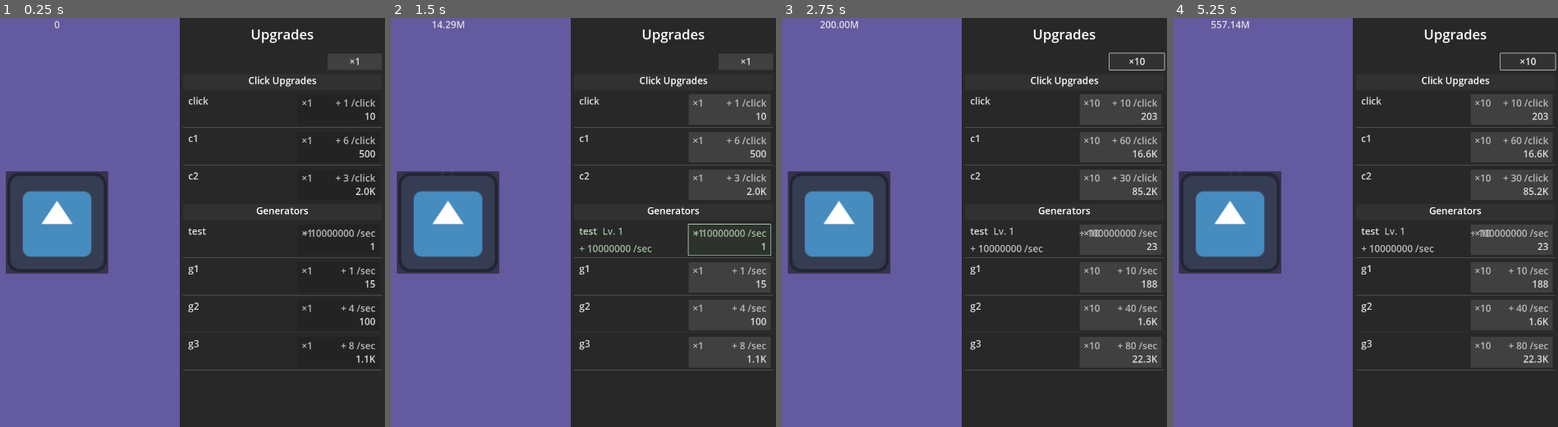
Above: before the commit, frames 1-4 (left to right).
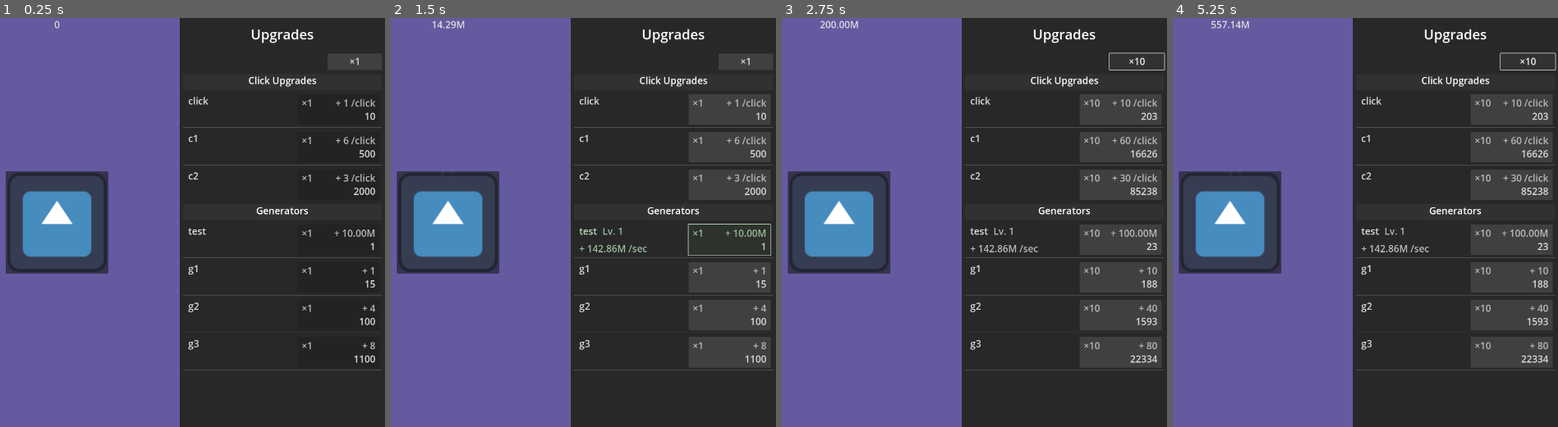
Above: after the commit, the same moments.

Repository: rwajm/godot-clicker
Game: Godot game, scene res://scenes/main.tscn
Two runs of this game, one before a commit and one after it. Both use one fixed random seed, a clock stepped at 60 frames per second and the inputs below. The engine's default icon, where the game draws it, is replaced by a stand-in: a white triangle on a blue panel in a dark square.
Inputs (mouse positions are in pixels of both pictures, inside the frame that each line leads up to):
- Up to frame 1 (0.25 s): no input
- Up to frame 2 (1.5 s): click (448, 222) at 0.5 s; click (729, 238) at 1.25 s
- Up to frame 3 (2.75 s): click "×1" at 2 s
- Up to frame 4 (5.25 s): click "×10" at 2.75 s; click "×100" at 3.5 s; click (1230, 222) at 4.25 s; click "×1" at 5 s

The runs differ from the first frame. In frame 1, 0.5% of the frame differs, in the area x 78-98%, y 41-85%; in frame 2, 0.7%; in frame 3, 0.9%, in the area x 52-98%, y 32-85%; in frame 4, 0.9%.

Commit message:
다량구매 로직 수정 및 코드 개선
- mine_generator.gd
다량구매시 총 구매 금액 연산 함수 추가하여 다량구매 방식 개선
구매시 호출되는 함수 이름 purchase -> apply_purchase로 변경하여 역할 명확히 함
타이머 관련 로직 개선
- mine_manager.gd
코드 리팩토링
purchase_item 함수에 위의 변경사항 적용
- upgrade_item.gd
초당 생산량이 아닌 1회 생산량으로 잘못 표기되고 있던 부분 수정
위의 변경사항 적용하여 _calculate_total_cost 함수 제거, UI 다량구매 금액 표시에 generator의 calculate_total_cost 함수 사용하도록 수정, _on_purchase_pressed 함수에서 반복구매 로직 제거

Diff:
--- a/scripts/defs/mine_generator.gd
+++ b/scripts/defs/mine_generator.gd
@@ -1,8 +1,10 @@
 class_name MineGenerator
 extends RefCounted
 
-var item_id: String
-var item_data: Dictionary
+const SHARED_TIMER_THRESHOLD: float = 0.1
+
+var item_id: String = ""
+var item_data: Dictionary = {}
 
 var level: int = 0
 var current_cost: float = 0.0
@@ -11,21 +13,19 @@
 var current_yield_multiplier: float = 1.0
 var interval: float = 0.0
 
+var _cached_yield_per_second: float = 0.0
+var _yield_cache_dirty: bool = true
+
 var timer: Timer = null
 var is_auto_generator: bool = false
 
-func _init(id: String):
+func _init(id: String) -> void:
 	item_id = id
 	_load_item_data()
 	_setup_initial_values()
+	_setup_timer_if_needed()
 
-	if interval > 0.0:
-		is_auto_generator = true
-		# 0.1초 초과 간격만 개별 타이머 사용
-		if interval > 0.1:
-			_setup_timer()
-
-func _load_item_data():
+func _load_item_data() -> void:
 	if MineDefs.click_upgrades.has(item_id):
 		item_data = MineDefs.click_upgrades[item_id]
 	elif MineDefs.generators.has(item_id):
@@ -34,26 +34,32 @@
 		push_error("Item ID not found: " + item_id)
 		item_data = {}
 
-func _setup_initial_values():
+func _setup_initial_values() -> void:
 	if item_data.is_empty():
 		return
 
-	base_yield = item_data.get("yield", 0.0)
-	current_yield_multiplier = item_data.get("yield_multiplier", 1.0)
-	interval = item_data.get("interval", 0.0)
-	current_cost = item_data.get("base_cost", 0.0)
+	base_yield = item_data.get("yield")
+	current_yield_multiplier = item_data.get("yield_multiplier")
+	interval = item_data.get("interval")
+	current_cost = item_data.get("base_cost")
 
-func _setup_timer():
+	is_auto_generator = interval > 0.0
+
+func _setup_timer_if_needed() -> void:
+	if is_auto_generator and interval > SHARED_TIMER_THRESHOLD:
+		_create_individual_timer()
+
+func _create_individual_timer() -> void:
 	timer = Timer.new()
 	timer.wait_time = interval
 	timer.autostart = false
 	timer.timeout.connect(_on_timer_tick)
 
 func get_name() -> String:
-	return item_data.get("name", "Unknown")
+	return item_data.get("name", "Unknown Item")
 
 func get_description() -> String:
-	return item_data.get("description", "No description")
+	return item_data.get("description", "No description available")
 
 func get_cost() -> float:
 	return current_cost
@@ -65,81 +71,85 @@
 	return base_yield * current_yield_multiplier
 
 func get_current_yield() -> float:
+	if level == 0:
+		return 0.0
 	return base_yield * level * current_yield_multiplier
 
 func get_yield_per_second() -> float:
-	if is_auto_generator and interval > 0.0:
-		return get_current_yield() / interval
+	if _yield_cache_dirty:
+		_update_yield_cache()
+	return _cached_yield_per_second
+
+func _update_yield_cache() -> void:
+	if not is_auto_generator or interval <= 0.0 or level == 0:
+		_cached_yield_per_second = 0.0
 	else:
+		_cached_yield_per_second = (base_yield * level * current_yield_multiplier) / interval
+		_yield_cache_dirty = false
+
+func apply_purchase(quantity: int) -> void:
+	if quantity < 1:
+		return
+
+	level += quantity
+
+	_update_cost()
+	_yield_cache_dirty = true
+	start_generator()
+
+func calculate_total_cost(quantity: int) -> float:
+	if quantity <= 0 or item_data.is_empty():
 		return 0.0
 
-func can_purchase(available_money: float) -> bool:
-	return available_money >= current_cost
+	var base_cost: float = item_data.get("base_cost")
+	var cost_multiplier: float = item_data.get("cost_multiplier")
+	var current_level_cost = base_cost * pow(cost_multiplier, level)
 
-func purchase() -> bool:
-	level += 1
-	if is_auto_generator:
-		_start_generator_if_needed()
-	_update_cost()
-	return true
+	if cost_multiplier == 1.0:
+		return current_level_cost * quantity
 
-func _update_cost():
-	var cost_multiplier = item_data.get("cost_multiplier", 1.15)
-	var base_cost = item_data.get("base_cost", 0.0)
+	# a * (r^n - 1) / (r - 1)
+	return current_level_cost * (pow(cost_multiplier, quantity) - 1) / (cost_multiplier - 1)
 
+func _update_cost() -> void:
+	if item_data.is_empty():
+		return
+
+	var base_cost: float = item_data.get("base_cost")
+	var cost_multiplier: float = item_data.get("cost_multiplier")
 	current_cost = base_cost * pow(cost_multiplier, level)
 
-func _start_generator_if_needed():
-	if is_auto_generator and level > 0:
-		if timer and timer.is_stopped():
-			timer.start()
+func start_generator() -> void:
+	if is_auto_generator and level > 0 and timer and timer.is_stopped():
+		timer.start()
 
-func _on_timer_tick():
-	if level > 0:
-		var generated_amount = base_yield * level * current_yield_multiplier
-		EventBus.mine_resource_generated.emit(generated_amount)
-
-func trigger_click() -> float:
-	if not is_auto_generator and level > 0:
-		var generated_amount = base_yield * level * current_yield_multiplier
-		return generated_amount
-	return 0.0
-
-func stop_generator():
+func stop_generator() -> void:
 	if timer and not timer.is_stopped():
 		timer.stop()
 
-func start_generator():
-	if timer and is_auto_generator and level > 0:
-		timer.start()
+func trigger_click() -> float:
+	if is_auto_generator or level == 0:
+		return 0.0
+	return base_yield * level * current_yield_multiplier
 
+func _on_timer_tick() -> void:
+	if level == 0:
+		return
 
-func get_generator_info() -> Dictionary:
-	return {
-		"id": item_id,
-		"name": get_name(),
-		"description": get_description(),
-		"level": get_level(),
-		"cost": get_cost(),
-		"current_yield": get_current_yield(),
-		"yield_per_second": get_yield_per_second(),
-		"interval": interval,
-		"is_auto": is_auto_generator,
-		"uses_shared_timer": is_auto_generator and interval <= 1.0
-	}
+	var generated_amount: float = base_yield * level * current_yield_multiplier
+	EventBus.mine_resource_generated.emit(generated_amount)
 
 func get_save_data() -> Dictionary:
 	return {
 		"item_id": item_id,
 		"level": level,
-		"current_yield_multiplier": current_yield_multiplier,
+		"current_yield_multiplier": current_yield_multiplier
 	}
 
-func load_save_data(data: Dictionary):
+func load_save_data(data: Dictionary) -> void:
 	level = data.get("level", 0)
 	current_yield_multiplier = data.get("current_yield_multiplier", 1.0)
-
 	_update_cost()
 
-	if is_auto_generator and level > 0:
-		_start_generator_if_needed()
+	if is_auto_generator and level > 0 and timer:
+		timer.start()
--- a/scripts/managers/mine_manager.gd
+++ b/scripts/managers/mine_manager.gd
@@ -61,24 +61,22 @@
 		var final_amount = total_fast_income * 0.1
 		EventBus.mine_resource_generated.emit(final_amount)
 
-func purchase_item(item_id: String) -> bool:
+func purchase_item(item_id: String, quantity: int = 1) -> bool:
 	if not mine_items.has(item_id):
 		return false
 
 	var item = mine_items[item_id]
-	var cost = item.get_cost()
+	var cost = item.calculate_total_cost(quantity)
 
-	if GameData.spend_money(cost):
-		item.purchase()
+	if not GameData.spend_money(cost):
+		return false
 
-		if item.is_auto_generator:
-			EventBus.mine_generator_purchased.emit(item_id, item.level)
-		else:
-			EventBus.mine_upgrade_purchased.emit(item_id, item.level)
-
-		return true
-
-	return false
+	item.apply_purchase(quantity)
+	if item.is_auto_generator:
+		EventBus.mine_generator_purchased.emit(item_id, item.level)
+	else:
+		EventBus.mine_upgrade_purchased.emit(item_id, item.level)
+	return true
 
 func get_item_cost(item_id: String) -> float:
 	if mine_items.has(item_id):
--- a/scripts/ui/upgrade_item.gd
+++ b/scripts/ui/upgrade_item.gd
@@ -41,58 +41,25 @@
 
 	# 발전기 정보
 	name_label.text = item.get_name()
+	level_label.text = "Lv. %d" % item.get_level() if item.get_level() > 0 else ""
 
-	var level = item.get_level()
-	var current_yield = item.get_current_yield()
+	if item.get_level() > 0:
+		var current_yield = item.get_yield_per_second() if item.is_auto_generator else item.get_current_yield()
+		var suffix = "/sec" if item.is_auto_generator else "/click"
+		generate_label.text = "+ %s %s" % [Utils.format_number(current_yield), suffix]
+	else:
+		generate_label.text = ""
 
-	if level:
-		level_label.text = "Lv. %d" % level
-	else:
-		level_label.text = ""
+	var cost = item.calculate_total_cost(purchase_quantity)
 
-	if current_yield:
-		if item.is_auto_generator:
-			generate_label.text = "+ %d /sec" % current_yield
-		else:
-			generate_label.text = "+ %d /click" % current_yield
-	else:
-			generate_label.text = ""
-
-	# 발전기 구매 정보
-	var single_cost = item.get_cost()
-	var total_cost = _calculate_total_cost(single_cost, purchase_quantity, item.item_data.cost_multiplier)
-	var yield_increase = item.get_x1_yield() * purchase_quantity
-
-	cost_label.text = _format_number(total_cost)
+	cost_label.text = Utils.format_number(cost)
 	quantity_label.text = "×%d" % purchase_quantity
 
-	if item.is_auto_generator:
-		generate_increase_label.text = "+ %d /sec" % yield_increase
-	else:
-		generate_increase_label.text = "+ %d /click" % yield_increase
+	var yield_increase = item.get_x1_yield() * purchase_quantity
+	var suffix = "" if item.is_auto_generator else " /click"
+	generate_increase_label.text = "+ %s%s" % [Utils.format_number(yield_increase), suffix]
 
-	# 발전기 구매 가능 여부
-	upgrade_button.disabled = !GameData.can_afford(total_cost)
-
-func _calculate_total_cost(base_cost: float, quantity: int, multiplier: float) -> float:
-	var total = 0.0
-	var current_cost = base_cost
-
-	for i in range(quantity):
-		total += current_cost
-		current_cost *= multiplier
-
-	return total
-
-func _format_number(number: float) -> String:
-	if number < 1000:
-		return str(int(number))
-	elif number < 1000000:
-		return "%.1fK" % (number / 1000.0)
-	elif number < 1000000000:
-		return "%.1fM" % (number / 1000000.0)
-	else:
-		return "%.1fB" % (number / 1000000000.0)
+	upgrade_button.disabled = !GameData.can_afford(cost)
 
 func _on_purchase_pressed():
 	if item_id.is_empty():
@@ -102,19 +69,10 @@
 	if not item:
 		return
 
-	var single_cost = item.get_cost()
-	var total_cost = _calculate_total_cost(single_cost, purchase_quantity, item.item_data.cost_multiplier)
+	var total_cost = item.calculate_total_cost(purchase_quantity)
 
 	if GameData.can_afford(total_cost):
-		# �곗냽�쇰줈 援щℓ
-		var successful_purchases = 0
-		for i in range(purchase_quantity):
-			if MineManager.purchase_item(item_id):
-				successful_purchases += 1
-			else:
-				break
-
-		if successful_purchases > 0:
+		if MineManager.purchase_item(item_id, purchase_quantity):
 			_show_purchase_effect()
 			_update_display()
 
